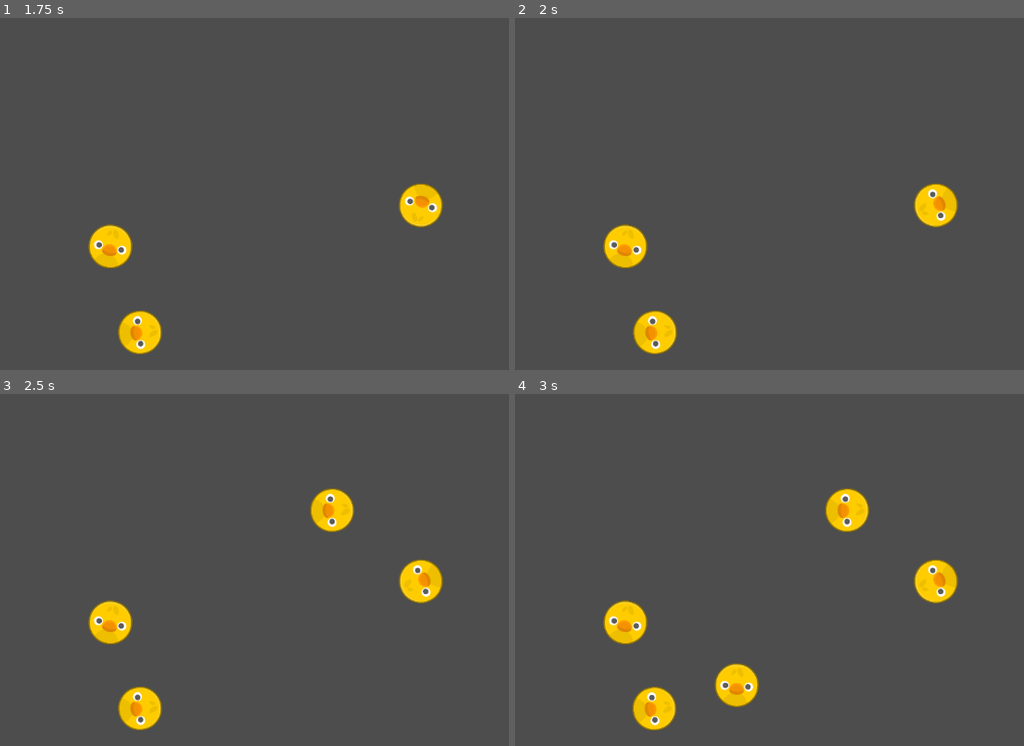
Above: before the commit, frames 1-4 (two rows, left to right).
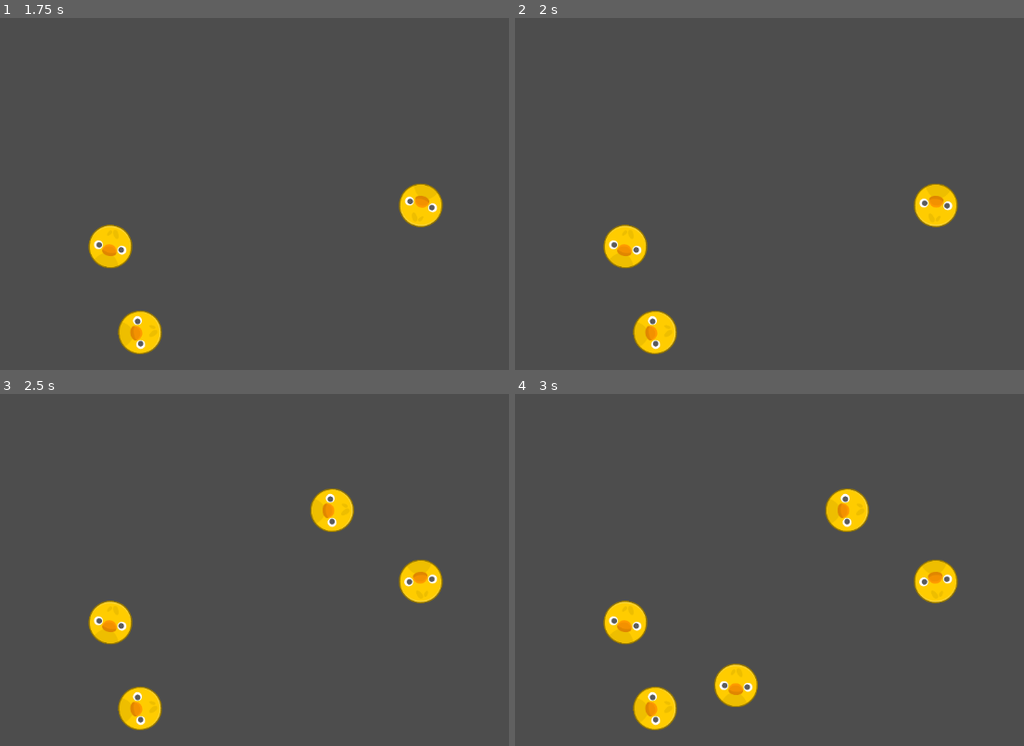
Above: after the commit, the same moments.

Repository: mapsandapps/robins
Game: Godot game, scene res://scenes/game.tscn
Two runs of this game, one before a commit and one after it. Both use one fixed random seed, a clock stepped at 60 frames per second and the inputs below.
Inputs (mouse positions are in pixels of both pictures, inside the frame that each line leads up to):
- Up to frame 1 (1.75 s): tap Enter (ui_accept) at 0.5, 0.77, 1.25, 1.52 s; move the mouse to (422, 204) at 0.52 s; hold Right (ui_right) from 0.53 s (still down); click (422, 204) at 0.6 s; move the mouse to (111, 246) at 1.27 s; click (111, 246) at 1.35 s
- Up to frame 2 (2 s): keep holding Right (ui_right)
- Up to frame 3 (2.5 s): move the mouse to (330, 510) at 2.02 s; release Right (ui_right) at 2.03 s; hold Left (ui_left) from 2.03 s (still down); click (330, 510) at 2.1 s
- Up to frame 4 (3 s): tap Enter (ui_accept) at 2.75 s; move the mouse to (733, 686) at 2.77 s; release Left (ui_left) at 2.78 s; hold Right (ui_right) from 2.78 s (still down); click (733, 686) at 2.85 s

Frame 1 is identical in both runs. In frame 2, 0.2% of the frame differs, in the area x 78-87%, y 47-59%; in frame 3, 0.3%; in frame 4, 0.6%, in the area x 22-88%, y 47-96%.

Commit message:
Animate rotation

Diff:
--- a/scripts/bird.gd
+++ b/scripts/bird.gd
@@ -2,17 +2,23 @@
 
 const SPEED = 0
 const JUMP_VELOCITY = 0
-const MIN_ROTATION = -1 # radians
-const MAX_ROTATION = 1
+const MIN_ROTATION = 0.1 # radians
+const MAX_ROTATION = 1 # radians
+const ROTATION_SPEED = 2 # radians / second
 
 #const POSSIBLE_MOVES = ['hop', 'walk', 'turn']
 const POSSIBLE_MOVES = ['turn']
 
+var current_move: String = ''
 var remaining_move_duration = 0 # seconds
-#var is_moving = remaining_move_duration > 0
+var turn_direction = 1 # 1 or -1
 
 func get_is_moving():
 	return remaining_move_duration > 0
+
+func on_move_ended():
+	remaining_move_duration = 0
+	current_move = ''
 
 # any of the possible bird movements
 func move():
@@ -23,16 +29,16 @@
 		return
 
 	# TODO: pick a movement
-	var move = POSSIBLE_MOVES.pick_random()
-	print(move)
+	current_move = POSSIBLE_MOVES.pick_random()
+	print(current_move)
 
 	# TODO: move bird
-	if move == 'hop':
+	if current_move == 'hop':
 		hop()
-	elif move == 'walk':
+	elif current_move == 'walk':
 		walk()
-	elif move == 'turn':
-		turn()
+	elif current_move == 'turn':
+		begin_turn()
 
 func hop():
 	print('hop')
@@ -40,18 +46,24 @@
 func walk():
 	print('walk')
 
-func turn():
-	# TODO: animate
+func begin_turn():
+	# set the move duration, then delta will handle rotating for that amount of time
+	var rotation_radians = randf_range(MIN_ROTATION, MAX_ROTATION)
 
-	# TODO: set this correctly
-	remaining_move_duration = 1
+	remaining_move_duration = rotation_radians / ROTATION_SPEED
 
-	self.rotate(randf_range(MIN_ROTATION, MAX_ROTATION))
+	turn_direction = [-1, 1].pick_random()
 
-func _process(delta):
-	remaining_move_duration = max(0, remaining_move_duration - delta)
+	print("bird will turn ", rotation_radians * turn_direction, " radians")
 
 func _physics_process(delta):
+	if remaining_move_duration <= 0:
+		on_move_ended()
+		return
+
+	if current_move == 'turn':
+		self.rotate(turn_direction * delta * ROTATION_SPEED)
+
 	# Handle jump.
 	if Input.is_action_just_pressed("ui_accept") and is_on_floor():
 		velocity.y = JUMP_VELOCITY
@@ -65,3 +77,5 @@
 		velocity.x = move_toward(velocity.x, 0, SPEED)
 
 	move_and_slide()
+
+	remaining_move_duration -= delta
